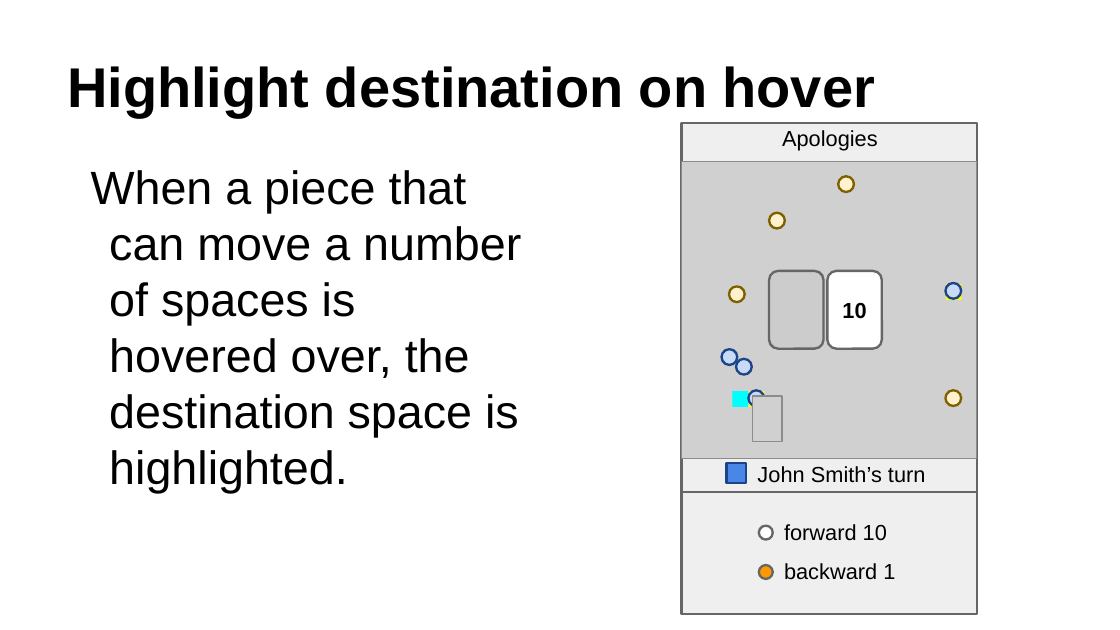
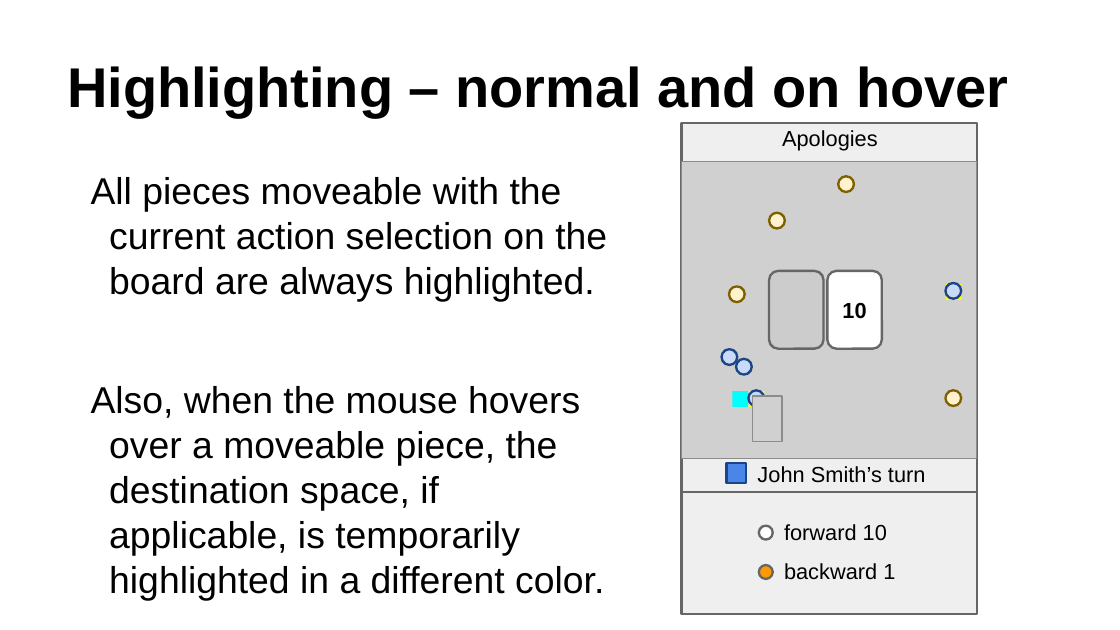
Before and after one commit to drexel-cs451-rbbtd/apologies, a slide deck: slide 24 of doc/slide prototype/export from Google Drive.pptx (slide 21 before the commit). Drawn at 1120x630 pixels with LibreOffice and Linux fonts; fonts in the diff are those of the drawing; grey boxes stand for pictures. Boxes give left, top, right and bottom in pixels: in the first picture for what was removed or moved away, otherwise in the second. Text is boxed around its words. In the diff, an @@ line names an element or a change of style, - is before the commit and + after.

```diff
--- a/doc/slide prototype/export from Google Drive.pptx
+++ b/doc/slide prototype/export from Google Drive.pptx
@@ title at [67, 66, 1008, 117]: text changed @@
-Highlight destination on hover
+Highlighting – normal and on hover
@@ text at [91, 177, 607, 600]: text changed; size 30 to 24 pt @@
-When a piece that can move a number of spaces is hovered over, the destination space is highlighted.
+All pieces moveable with the current action selection on the board are always highlighted.
+Also, when the mouse hovers over a moveable piece, the destination space, if applicable, is temporarily highlighted in a different color.
```
Also in this commit, not shown: 5 other slides changed, 4 slides added, 1 other file.
